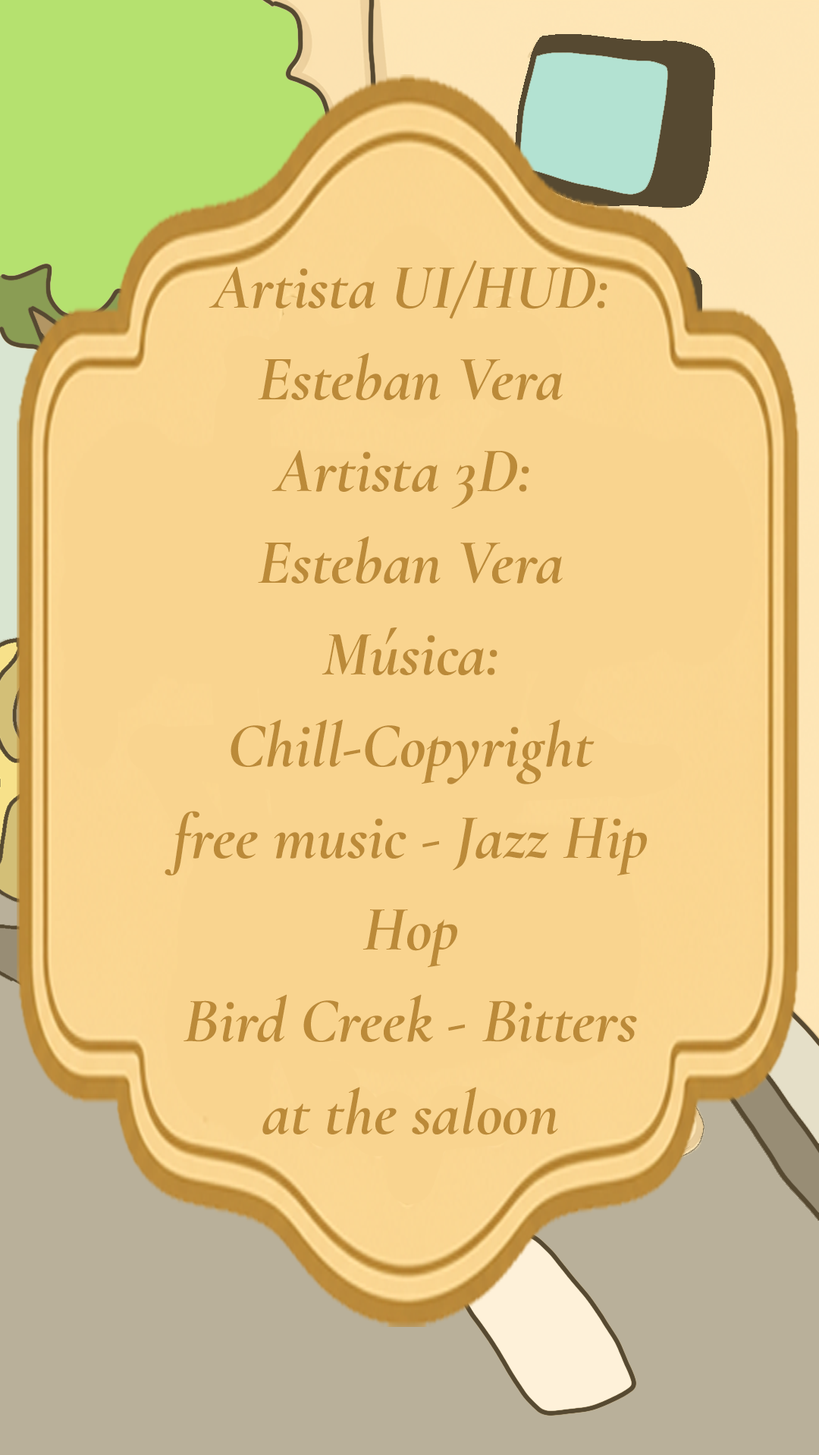
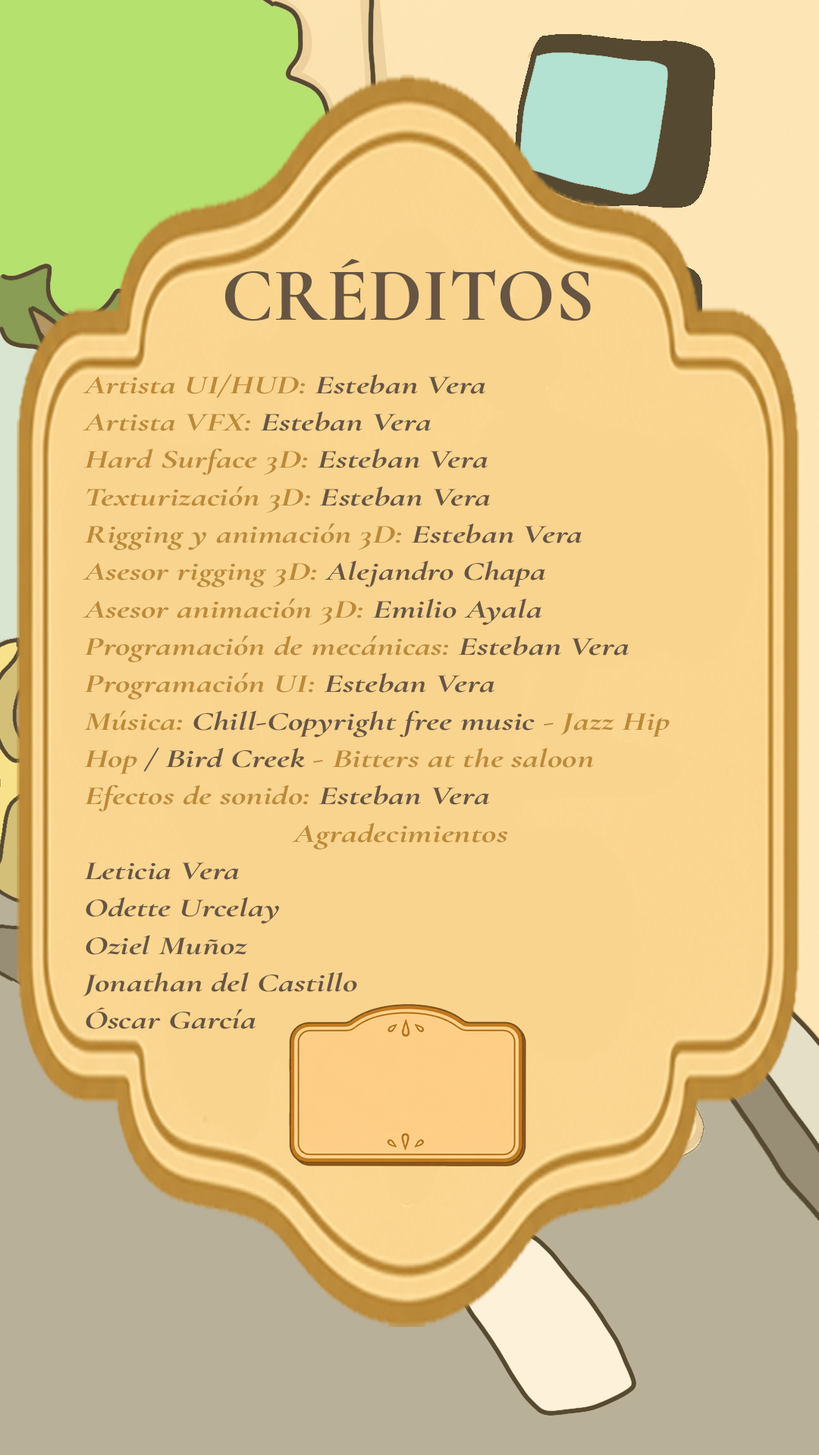
Layers edited between the first and the second 819x1455 image:
added layer "CRÉDITOS" above "Capa 6" over left=224, top=258, right=591, bottom=322
added layer "Capa 6" above "Grupo 1" over left=288, top=1004, right=527, bottom=1167
renamed "Artista UI/HUD: Esteban Vera Artista 3D: Esteban Vera Música:" to "Artista UI/HUD: Esteban Vera Artista VFX: Esteban Vera Hard Sur", painted on it over left=82, top=259, right=670, bottom=1136
